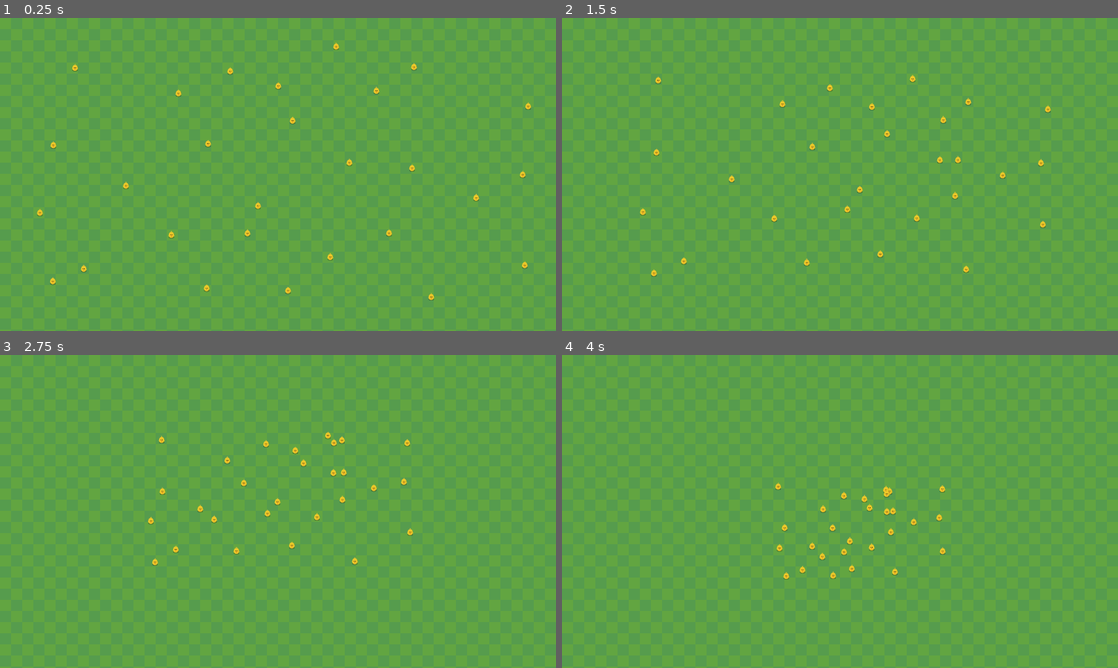
Above: before the commit, frames 1-4 (two rows, left to right).
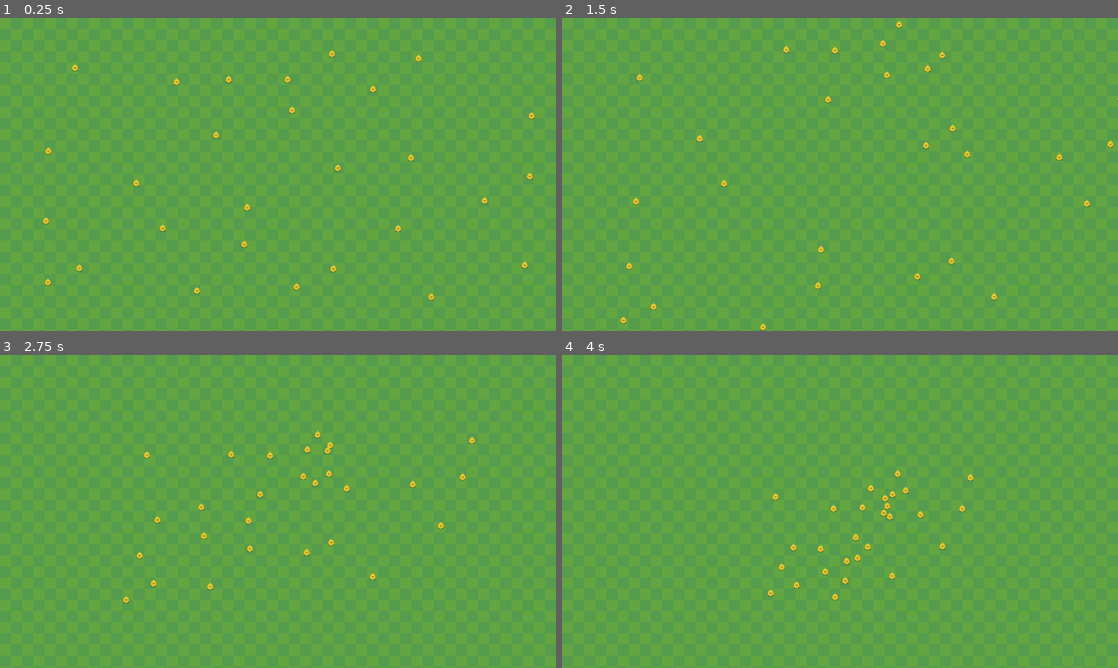
Above: after the commit, the same moments.

Repository: kyrick/godot-boids
Game: Godot game, scene res://src/Levels/ManyChickens.tscn
Two runs of this game, one before a commit and one after it. Both use one fixed random seed, a clock stepped at 60 frames per second and the inputs below. The project has no main scene, so this scene is started directly.
Inputs (mouse positions are in pixels of both pictures, inside the frame that each line leads up to):
- Up to frame 1 (0.25 s): no input
- Up to frame 2 (1.5 s): move the mouse to (962, 158) at 0.52 s; click (962, 158) at 0.67 s; move the mouse to (728, 190) at 1.27 s; click (728, 190) at 1.42 s
- Up to frame 3 (2.75 s): move the mouse to (333, 442) at 2.02 s; click (333, 442) at 2.17 s
- Up to frame 4 (4 s): move the mouse to (812, 574) at 2.77 s; click (812, 574) at 2.92 s; move the mouse to (1006, 558) at 3.52 s; click (1006, 558) at 3.67 s

The runs differ from the first frame. In frame 1, 1.0% of the frame differs, in the area x 6-97%, y 7-89%; in frame 2, 1.1%, in the area x 10-100%, y 0-100%; in frame 3, 1.1%; in frame 4, 1.1%.

Commit message:
fix avoidance, fix unusual vector calcs

Diff:
--- a/src/Actors/Chicken/Chicken.gd
+++ b/src/Actors/Chicken/Chicken.gd
@@ -23,11 +23,11 @@
 func _physics_process(delta):
 	var mouse_vector = Vector2.ZERO
 	if _mouse_target != Vector2.INF:
-		mouse_vector = global_position.direction_to(_mouse_target) * speed - _velocity
+		mouse_vector = global_position.direction_to(_mouse_target) * speed
 
 	var center_vector = get_center_vector(_flock)
 	var avoid_vector = get_avoid_vector(_flock)
-	var align_vector = align_to_flock(_flock, _velocity)
+	var align_vector = align_to_flock(_flock)
 
 	var acceleration = align_vector * max_force + avoid_vector * max_force + center_vector * max_force + mouse_vector * max_force
 
@@ -36,14 +36,14 @@
 	_velocity = move_and_slide(_velocity)
 
 
-func align_to_flock(flock: Array, vector: Vector2) -> Vector2:
+func align_to_flock(flock: Array) -> Vector2:
 	var out: = Vector2()
 
 	if flock.size():
 		var flock_v: = Vector2()
 		for f in flock:
 			flock_v += f._velocity
-		out = (flock_v / flock.size()) - vector
+		out = (flock_v / flock.size())
 
 	return out
 
@@ -70,7 +70,8 @@
 
 	for f in flock:
 		var neighbor_pos: Vector2 = f.global_position
-		if global_position.distance_to(neighbor_pos) < avoid_distance:
-			avoid_vector -= (neighbor_pos - global_position)
+		var d = global_position.distance_to(neighbor_pos)
+		if d < avoid_distance and d > 0:
+			avoid_vector -= (neighbor_pos - global_position).normalized() * pow(d, 2)
 
 	return avoid_vector
--- a/src/Actors/Chicken/Chicken.tscn
+++ b/src/Actors/Chicken/Chicken.tscn
@@ -48,13 +48,13 @@
 position = Vector2( -2.70764, 0.902496 )
 collision_mask = 8
 script = ExtResource( 6 )
-speed = 200.0
-avoid_distance = 10.0
+max_force = 0.1
+avoid_distance = 20.0
 
 [node name="AnimatedSprite" type="AnimatedSprite" parent="."]
 position = Vector2( -7.62939e-06, -0.231535 )
 scale = Vector2( 0.251141, 0.251711 )
-frames = SubResource( 1 )
+frames = SubResource( 4 )
 animation = "walk_down"
 
 [node name="CollisionShape2D" type="CollisionShape2D" parent="."]
--- a/src/Levels/ManyChickens.tscn
+++ b/src/Levels/ManyChickens.tscn
@@ -12,6 +12,7 @@
 
 [node name="Chicken" parent="." instance=ExtResource( 1 )]
 position = Vector2( 799.72, 209.159 )
+avoid_distance = 40.0
 
 [node name="Chicken2" parent="." instance=ExtResource( 1 )]
 position = Vector2( 598.401, 379.244 )
Not shown: 1 places in src/Actors/Chicken/Chicken.tscn that only renumber resources
